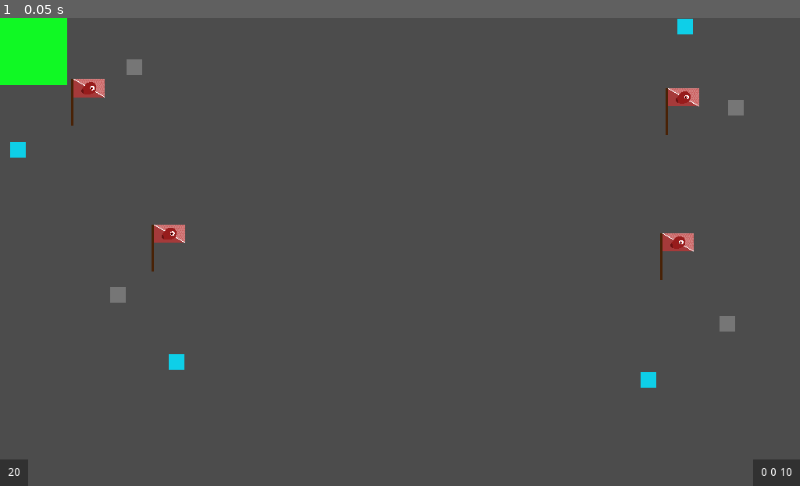
Above: before the commit, frame 1.
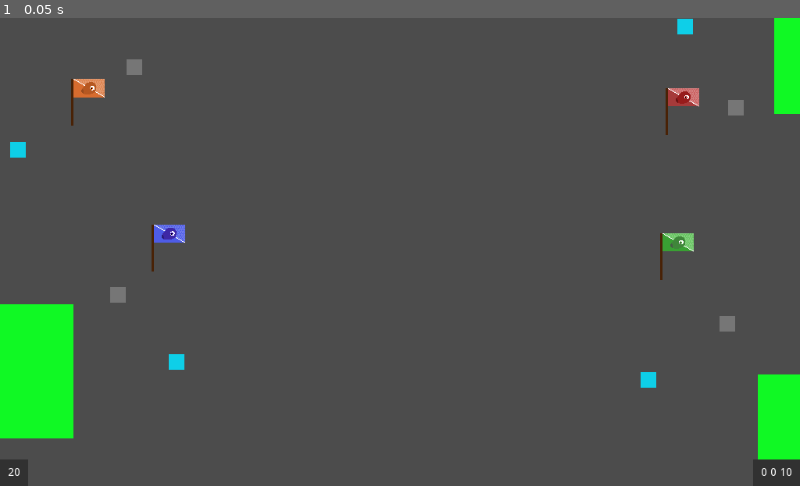
Above: after the commit, the same moment.

Repository: Alexnortung/flufwars
Game: Godot game, scene res://client/game/ClientGame.tscn
Two runs of this game, one before a commit and one after it. Both use one fixed random seed, a clock stepped at 60 frames per second and the inputs below. This scene is started directly instead of the project's main scene.
Inputs:
- Up to frame 1 (0.05 s): no input

The runs differ from the first frame. In frame 1, 6.0% of the frame differs, in the area x 0-100%, y 0-95%.
Error before the commit: Invalid call. Nonexistent function 'children' in base 'Node2D'. (res://common/game/Team.gd:16)
Error after the commit: Invalid call. Nonexistent function 'connect' in base 'Nil'. (res://client/game/ClientGame.gd:5)

Commit message:
added resource spawners. With UI.

Diff:
--- a/client/game/ClientGame.gd
+++ b/client/game/ClientGame.gd
@@ -1,9 +1,12 @@
 extends "res://common/game/Game.gd"
 
 func _ready():
-	var clientPlayer = get_player(GameData.clientPlayerId)
+	var clientPlayer = get_client_player()
 	clientPlayer.connect("single_attack", self, "single_attack")
 	clientPlayer.connect("auto_attack", self, "auto_attack")
+
+func get_ui():
+	return $UI
 
 remotesync func on_pre_configure_complete():
 	print("All clients are configured. Starting the game.")
@@ -30,6 +33,9 @@
 func get_player_scene():
 	return load("res://client/game/ClientPlayer.tscn")
 
+func get_client_player() -> Node2D:
+	return get_player(GameData.clientPlayerId)
+
 func single_attack():
 	rpc_id(1, "single_attacked")
 
@@ -38,3 +44,8 @@
 
 func load_lobby():
 	get_tree().change_scene("res://client/lobby/ClientLobby.tscn")
+
+remote func resource_amount_changed(resources):
+	get_client_player().resources = resources
+	# update UI
+	get_ui().set_resources(resources)
--- a/client/game/ClientGame.tscn
+++ b/client/game/ClientGame.tscn
@@ -7,4 +7,4 @@
 [node name="Game" instance=ExtResource( 1 )]
 script = ExtResource( 2 )
 
-[node name="CanvasLayer" parent="." index="0" instance=ExtResource( 3 )]
+[node name="UI" parent="." index="0" instance=ExtResource( 3 )]
--- a/client/game/UI.gd
+++ b/client/game/UI.gd
@@ -1,15 +1,20 @@
 extends CanvasLayer
 
 func set_ammo(amount):
-    $AmmoPanel/Label.text = str(amount)
+	$AmmoPanel/Label.text = str(amount)
 
 
 func _get_resource_container():
-    return $ResourcesPanel/HBoxContainer
+	return $ResourcesPanel/HBoxContainer
 
 func set_resource1(amount):
-    _get_resource_container().get_node("Label").text = str(amount)
+	_get_resource_container().get_node("Label").text = str(amount)
 func set_resource2(amount):
-    _get_resource_container().get_node("Label2").text = str(amount)
+	_get_resource_container().get_node("Label2").text = str(amount)
 func set_resource3(amount):
-    _get_resource_container().get_node("Label3").text = str(amount)
+	_get_resource_container().get_node("Label3").text = str(amount)
+
+func set_resources(arr: Array):
+	set_resource1(arr[0])
+	set_resource2(arr[1])
+	set_resource3(arr[2])
--- a/common/game/Game.gd
+++ b/common/game/Game.gd
@@ -164,6 +164,12 @@
 remotesync func on_flag_captured(playerId):
 	get_player(playerId).flag_captured()
 
+remotesync func resources_picked_up(resourceSpawnerId: String):
+	$Level.get_resource_spawner(resourceSpawnerId).on_pickup()
+
+remotesync func resource_spawned(resourceSpawnerId: String):
+	$Level.get_resource_spawner(resourceSpawnerId).on_spawn_resource()
+
 remote func end_game():
 	print("sender is: " + str(get_tree().get_rpc_sender_id()))
 	if get_tree().get_rpc_sender_id() == 1 or get_tree().is_network_server():
--- a/common/game/Player.gd
+++ b/common/game/Player.gd
@@ -46,9 +46,6 @@
 	$Weapon.connect("single_attack", self, "single_attack")
 	$Weapon.connect("weapon_auto_attack", self, "weapon_auto_attack")
 	$Weapon.connect("auto_attack", self, "auto_attack")
-
-	if is_network_master():
-		$Camera2D.make_current()
 
 func set_player_name(playerName: String):
 	$NameLabel.text = playerName
--- a/common/game/ResourceSpawners/BaseResourceSpawner.gd
+++ b/common/game/ResourceSpawners/BaseResourceSpawner.gd
@@ -5,14 +5,13 @@
 var resourceAmount = 10
 var resourceSpawnTime : float = 2.0
 var resourceType = 0
-var id : int = -1
+export var id : String = "" # Always set this when creating a new resource spawner
 
 signal spawn_resource
-signal player_entered
+signal split_resources
 
-# func _init(id: int):
-# 	self.id = id
 func _ready():
+	assert(id != "")
 	self.connect("body_entered", self, "body_entered")
 	self.connect("body_exited", self, "body_exited")
 	$Timer.connect("timeout", self, "spawn_resource")
@@ -28,25 +27,27 @@
 		return
 	playersInside.append(body)
 	# this signal should be handled by server
-	emit_signal("player_entered")
+	emit_signal("split_resources")
 
-func body_exited(body):
+func body_exited(body: Node2D):
+	print("body exited of resource spawner")
 	if !validate_player(body):
 		return
 	var playerIndex = playersInside.find(body)
+	print(playerIndex)
 	if playerIndex == -1:
 		return
-	playersInside.erase(playerIndex)
+	playersInside.remove(playerIndex)
+	print(playersInside)
 
 
 
 # called on timer timeout - handled by server
 func spawn_resource():
+	emit_signal("spawn_resource")
 	if playersInside.size() > 0:
 		# split resources
 		emit_signal("split_resources")
-		return
-	emit_signal("spawn_resource")
 
 # update state from rpc call from server
 func on_spawn_resource():
@@ -59,3 +60,14 @@
 	# do stuff
 
 	resourceAmount = 0
+
+func get_split_amount() -> int:
+	return resourceAmount
+
+func get_players_inside():
+	return playersInside
+
+func update_player_resources():
+	var splitAmount = get_split_amount()
+	for player in playersInside:
+		player.resources[resourceType] += splitAmount
--- a/common/game/ResourceSpawners/CashSpawner.gd
+++ b/common/game/ResourceSpawners/CashSpawner.gd
@@ -1 +1,12 @@
 extends "res://common/game/ResourceSpawners/BaseResourceSpawner.gd"
+
+func _ready():
+	pass
+
+func on_pickup():
+	.on_pickup()
+	$Label.text = str(resourceAmount)
+
+func on_spawn_resource():
+	.on_spawn_resource()
+	$Label.text = str(resourceAmount)
--- a/common/game/ResourceSpawners/CashSpawner.tscn
+++ b/common/game/ResourceSpawners/CashSpawner.tscn
@@ -21,3 +21,13 @@
 __meta__ = {
 "_edit_use_anchors_": false
 }
+
+[node name="Label" type="Label" parent="." index="3"]
+margin_left = -40.0
+margin_top = 100.0
+margin_right = 40.0
+margin_bottom = 14.0
+text = "0"
+__meta__ = {
+"_edit_use_anchors_": false
+}
--- a/common/game/Team.gd
+++ b/common/game/Team.gd
@@ -13,7 +13,7 @@
 	flag = $Flag
 
 func get_resource_spawners():
-	return $ResourceSpawners.children()
+	return $ResourceSpawners.get_children()
 
 # Called every frame. 'delta' is the elapsed time since the previous frame.
 #func _process(delta):
--- a/common/game/Team.tscn
+++ b/common/game/Team.tscn
@@ -4,5 +4,8 @@
 
 [node name="Team" type="Node2D"]
 script = ExtResource( 1 )
+__meta__ = {
+"tag": "team_node"
+}
 
 [node name="Players" type="Node2D" parent="."]
--- a/common/game/levels/BaseLevel.gd
+++ b/common/game/levels/BaseLevel.gd
@@ -1,18 +1,24 @@
 extends Node
+
+var resourceSpawners = {}
 
 signal flag_picked_up
 signal spawn_resource
+signal split_resources
 
 # Called when the node enters the scene tree for the first time.
 func _ready():
 	var teamIndex = 0
 	for teamNode in self.get_children():
+		if teamNode.get_meta("tag") != "team_node":
+			continue
 		var flagNode = teamNode.get_node("Flag")
 		flagNode.connect("flag_picked_up", self, "flag_picked_up")
 		teamNode.teamIndex = teamIndex
 		flagNode.teamIndex = teamIndex
 		teamIndex += 1
 		connect_resource_spawners(teamNode.get_resource_spawners())
+	# connect_resource_spawners($ResourceSpawners.get_children())
 
 func flag_picked_up(flag, player):
 	print("BaseLevel: flag picked up")
@@ -21,6 +27,9 @@
 func get_team(teamIndex):
 	#return self.get_children()[teamIndex]
 	return self.get_node_or_null(NodePath("Team" + str(teamIndex + 1)))
+
+func get_resource_spawner(id : String) -> Node2D:
+	return resourceSpawners[id]
 
 func get_flag(teamIndex):
 	return self.get_team(teamIndex).get_node_or_null("Flag")
@@ -32,10 +41,15 @@
 	#var player_path = "res://assets/player/" +
 	return { color = colorName, code = colorCodeObj, flagImage = flagImage, playerAnim = playerAnimObj }
 
-func connect_resource_spawners(resourceSpawners: Array):
-	for i in resourceSpawners:
-		var resourceSpawner = resourceSpawners[i]
+func connect_resource_spawners(_resourceSpawners: Array):
+	for resourceSpawner in _resourceSpawners:
 		resourceSpawner.connect("spawn_resource", self, "spawn_resource", [ resourceSpawner ])
+		resourceSpawner.connect("split_resources", self, "split_resources", [ resourceSpawner ])
+		# put the node in a dictionary so it can be accessed much more easily.
+		self.resourceSpawners[resourceSpawner.id] = resourceSpawner
 
 func spawn_resource(resourceSpawner: Node2D):
 	emit_signal("spawn_resource", resourceSpawner)
+
+func split_resources(resourceSpawner: Node2D):
+	emit_signal("split_resources", resourceSpawner)
--- a/common/game/levels/level1/Level1.tscn
+++ b/common/game/levels/level1/Level1.tscn
@@ -26,8 +26,8 @@
 [node name="ResourceSpawners" type="Node2D" parent="Team1"]
 
 [node name="BaseResourceSpawner" parent="Team1/ResourceSpawners" instance=ExtResource( 6 )]
-id = 7209184b-8413-46ed-91ab-772f9166a2a3
-position = Vector2( 1053.19, 14.6832 )
+position = Vector2( 1077.22, 37.3755 )
+id = "beb02042-2c4b-41e2-b3b4-248e613ddf8b"
 
 [node name="Team2" parent="." instance=ExtResource( 3 )]
 
@@ -45,8 +45,8 @@
 [node name="ResourceSpawners" type="Node2D" parent="Team2"]
 
 [node name="BaseResourceSpawner" parent="Team2/ResourceSpawners" instance=ExtResource( 6 )]
-id = 5cc7e3c2-7e1f-46b5-8f8e-f9aea06e1f22
-position = Vector2( 1026.49, 541.945 )
+position = Vector2( 1055.86, 543.28 )
+id = "fd065fcb-9a9f-4fcb-90a5-c131c874e9a9"
 
 [node name="Team3" parent="." instance=ExtResource( 3 )]
 
@@ -64,8 +64,8 @@
 [node name="ResourceSpawners" type="Node2D" parent="Team3"]
 
 [node name="BaseResourceSpawner" parent="Team3/ResourceSpawners" instance=ExtResource( 6 )]
-id = 724b6ee9-1569-4c30-8a33-d0161d1ce2d9
-position = Vector2( 35.6733, 447.361 )
+position = Vector2( 8.00903, 452.511 )
+id = "ac8357cb-d2a6-4aa1-9ca6-d5db76a3385b"
 
 [node name="Team4" parent="." instance=ExtResource( 3 )]
 
@@ -83,5 +83,7 @@
 [node name="ResourceSpawners" type="Node2D" parent="Team4"]
 
 [node name="BaseResourceSpawner" parent="Team4/ResourceSpawners" instance=ExtResource( 6 )]
-id = 014b7bfe-a775-4cda-b5ed-6faa1f5a5d16
-position = Vector2( -16.379, -13.8591 )
+position = Vector2( -129.48, -10.6787 )
+id = "e7b3597d-600a-42f4-ad60-f680791b15a4"
+
+[node name="ResourceSpawners" type="Node2D" parent="."]
--- a/server/game/ServerGame.gd
+++ b/server/game/ServerGame.gd
@@ -9,6 +9,8 @@
 	ClientNetwork.connect("remove_player", self, "remove_player")
 	self.connect("spawn_projectile", self, "set_projectile_connection")
 	$Level.connect("flag_picked_up", self, "flag_picked_up")
+	$Level.connect("spawn_resource", self, "spawn_resource")
+	$Level.connect("split_resources", self, "split_resources")
 	for playerId in GameData.players:
 		unreadyPlayers[playerId] = playerId
 	for playerId in self.players:
@@ -129,3 +131,19 @@
 
 func load_lobby():
 	get_tree().change_scene("res://server/lobby/ServerLobby.tscn")
+
+func spawn_resource(resourceSpawner: Node2D):
+	# rpc call that the resource spawner has spawned a new resource
+	rpc("resource_spawned", resourceSpawner.id)
+
+func split_resources(resourceSpawner: Node2D):
+	# rpc id call to the player that they picked up x amount of y resource
+	var players = resourceSpawner.get_players_inside()
+	# update server player
+	resourceSpawner.update_player_resources()
+	for player in players:
+		# tell the client the player was updated
+		rpc_id(player.id, "resource_amount_changed", player.resources)
+	# rpc call that the resource spawner is now empty
+	# call this after telling the players that they picked up the resources
+	rpc("resources_picked_up", resourceSpawner.id)
